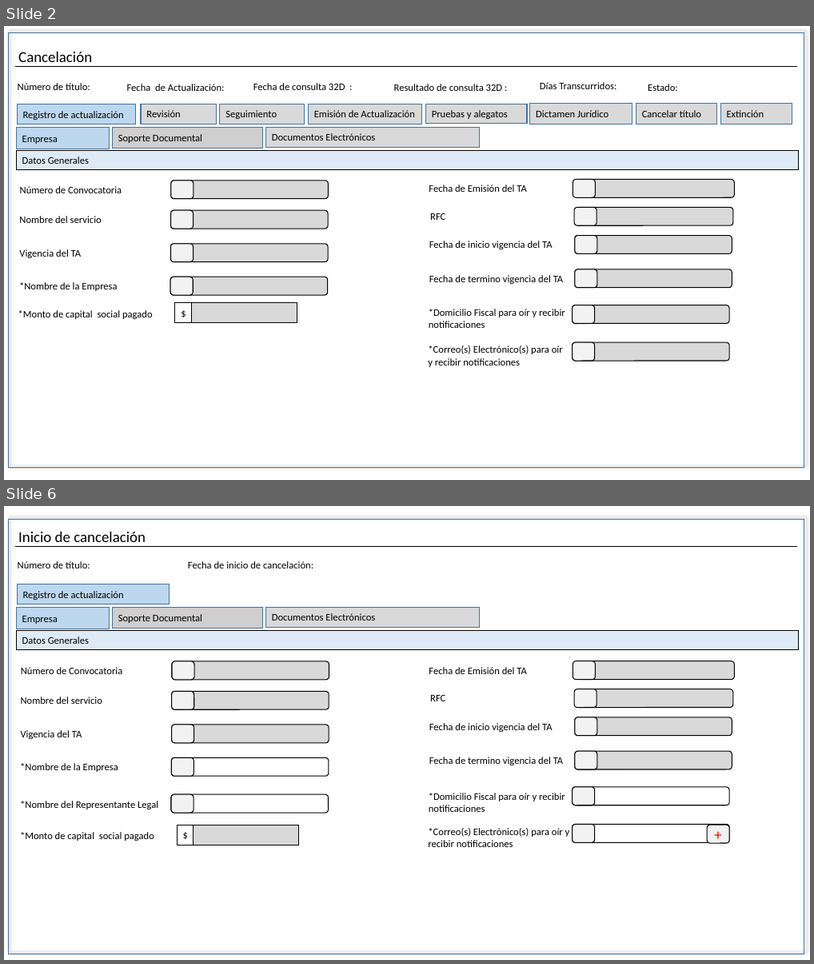
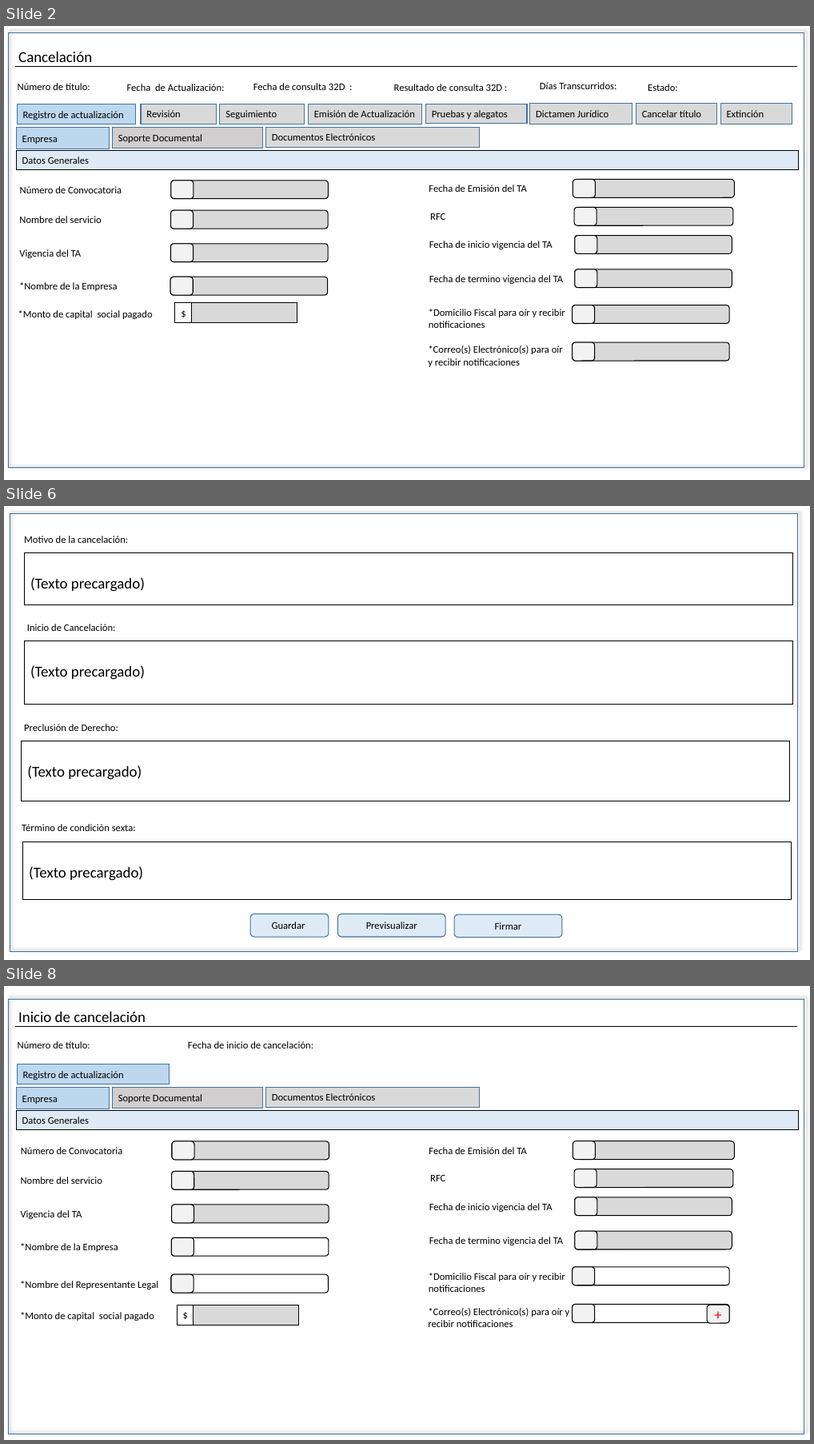
Before and after one commit to EDDIE83/Documentos, a slide deck: TAF 092019/Cancelación.pptx. Shown one above the other, each under a label of ours: slides 2 and 6 before the commit, slides 2, 6 and 8 after it; the slides between them are not shown. The pictures are 814x964 and 814x1444 pixels, drawn with LibreOffice and Linux fonts; fonts in the diff are those of the drawing. Boxes give left, top, right and bottom in pixels: in the first picture for what was removed or moved away, otherwise in the second. Text is boxed around its words. In the diff, an @@ line names an element or a change of style, - is before the commit and + after.

Commit message:
Pantallas Cancelación

```diff
--- a/TAF 092019/Cancelación.pptx
+++ b/TAF 092019/Cancelación.pptx
@@ slide 6 added at (4, 506, 810, 960), background #FFFFFF @@
@@ rectangle added at (10, 514, 798, 952), outline #43739E 1 pt @@
@@ text added at (24, 536, 128, 543), 12 pt, text #000000 @@
+Motivo de la cancelación:
@@ table added at (25, 552, 794, 604), 1 rows, 1 columns @@
+(Texto precargado)
@@ text added at (27, 624, 116, 631), 12 pt, text #000000 @@
+Inicio de Cancelación:
@@ table added at (25, 641, 794, 704), 1 rows, 1 columns @@
+(Texto precargado)
@@ table added at (22, 741, 790, 801), 1 rows, 1 columns @@
+(Texto precargado)
@@ text added at (24, 724, 118, 731), 12 pt, text #000000 @@
+Preclusión de Derecho:
@@ text added at (22, 824, 136, 831), 12 pt, text #000000 @@
+Término de condición sexta:
@@ table added at (22, 842, 792, 900), 1 rows, 1 columns @@
+(Texto precargado)
@@ rounded rectangle added at (251, 914, 329, 936), fill #DEEBF7, outline #43739E 1 pt, 12 pt, text #000000 @@
+Guardar
@@ rounded rectangle added at (338, 914, 446, 936), fill #DEEBF7, outline #43739E 1 pt, 12 pt, text #000000 @@
+Previsualizar
@@ rounded rectangle added at (454, 914, 562, 937), fill #DEEBF7, outline #43739E 1 pt, 12 pt, text #000000 @@
+Firmar
@@ what was slide 6 is now slide 8 @@
```
Also in this commit, not shown: 13 slides changed, 1 other slide added.
